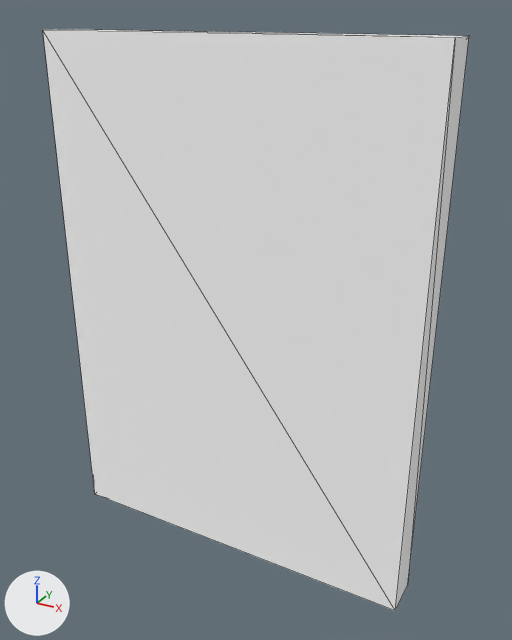
What one commit did to the glTF model assets/rummage/vault.glb.
Rendered twice from a 50 mm camera at (0.927, -1.563, 1.552) aimed at (0.064, 0.005, 0.768). The lights are fixed; the arrows at lower left show +X, +Y and +Z. Mesh edges are drawn as thin lines. Vertices at the same position are counted once.
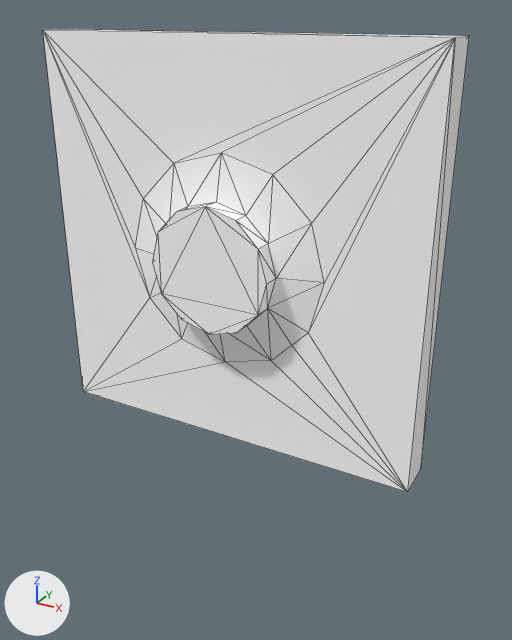
Where the change shows, as pixel boxes (x1, y1, x2, y2) in the pictures (512 x 640 px):
'Cube', reshaped, moved, turned, rescaled: before (43, 29, 469, 611); after (43, 29, 469, 492)
part 1 of me_cube_001, added: after (43, 29, 469, 492)

The change, as a list of edits to the scene's bpy script:
```text
Add mat_f3dlite_material_002:
    mat_f3dlite_material_002 = bpy.data.materials.new('f3dlite_material.002')
    mat_f3dlite_material_002.use_nodes = True; mat_f3dlite_material_002.node_tree.nodes.clear()
    _N = mat_f3dlite_material_002.node_tree.nodes; _L = mat_f3dlite_material_002.node_tree.links
    n0 = _N.new('ShaderNodeBsdfPrincipled'); n0.name = 'Principled BSDF'
    n0.inputs[1].default_value = 1.0  # 'Metallic'
    n0.inputs[2].default_value = 1.0  # 'Roughness'
    n1 = _N.new('ShaderNodeOutputMaterial'); n1.name = 'Material Output'
    n2 = _N.new('ShaderNodeVertexColor'); n2.name = 'Color Attribute'
    _L.new(n0.outputs[0], n1.inputs[0])  # 'BSDF' to 'Surface'
    _L.new(n2.outputs[0], n0.inputs[0])  # 'Color' to 'Base Color'
Add mat_f3dlite_material_001:
    mat_f3dlite_material_001 = bpy.data.materials.new('f3dlite_material.001')
    mat_f3dlite_material_001.use_nodes = True; mat_f3dlite_material_001.node_tree.nodes.clear()
    _N = mat_f3dlite_material_001.node_tree.nodes; _L = mat_f3dlite_material_001.node_tree.links
    n0 = _N.new('ShaderNodeBsdfPrincipled'); n0.name = 'Principled BSDF'
    n0.inputs[1].default_value = 1.0  # 'Metallic'
    n0.inputs[2].default_value = 1.0  # 'Roughness'
    n1 = _N.new('ShaderNodeOutputMaterial'); n1.name = 'Material Output'
    n2 = _N.new('ShaderNodeVertexColor'); n2.name = 'Color Attribute'
    _L.new(n0.outputs[0], n1.inputs[0])  # 'BSDF' to 'Surface'
    _L.new(n2.outputs[0], n0.inputs[0])  # 'Color' to 'Base Color'
Change me_cube_001:
    used by ob_cube; location = (0.0, 0.0, 0.75); rotation_euler = (0.0, 0.0, 1.571), in degrees (0, 0, 90); scale = (0.436, 0.436, 0.437)
    remove me_cube_001.from_pydata(...)  # 8 vertices, 12 faces; spans x -0.13..0.13, y -1.25..1.25, z -1.71..1.71
    add me_cube_001.from_pydata(...)  # 45 vertices, 86 faces; spans x -0.55..0.55, y -0.14..0.06, z 0.41..1.5
    me_cube_001 part 1
    33 vertices are added at x -0.55..0.55, y -0.14..0.06, z 0.41..1.5
    12 new vertices lie (0.0, 0.06, 0.0) away from vertices in x -0.17..0.17, y -0.14, z 0.77..1.11
    27 new faces join them, mat_f3dlite_material_001
    34 new faces join them, mat_f3dlite_material_002
    25 new faces join them, mat_f3dlite_material
    add me_cube_001.materials.append(mat_f3dlite_material_001)
    add me_cube_001.materials.append(mat_f3dlite_material_002)
Change ob_cube:
    ob_cube.rotation_euler: (0.0, 0.0, 1.571) -> (0.0, 0.0, 0.0)  # degrees (0, 0, 90) -> degrees (0, 0, 0)
    ob_cube.scale: (0.436, 0.436, 0.437) -> (1.0, 1.0, 1.0)
    ob_cube.location: (0.0, 0.0, 0.75) -> (0.0, 0.0, 0.0)
```
